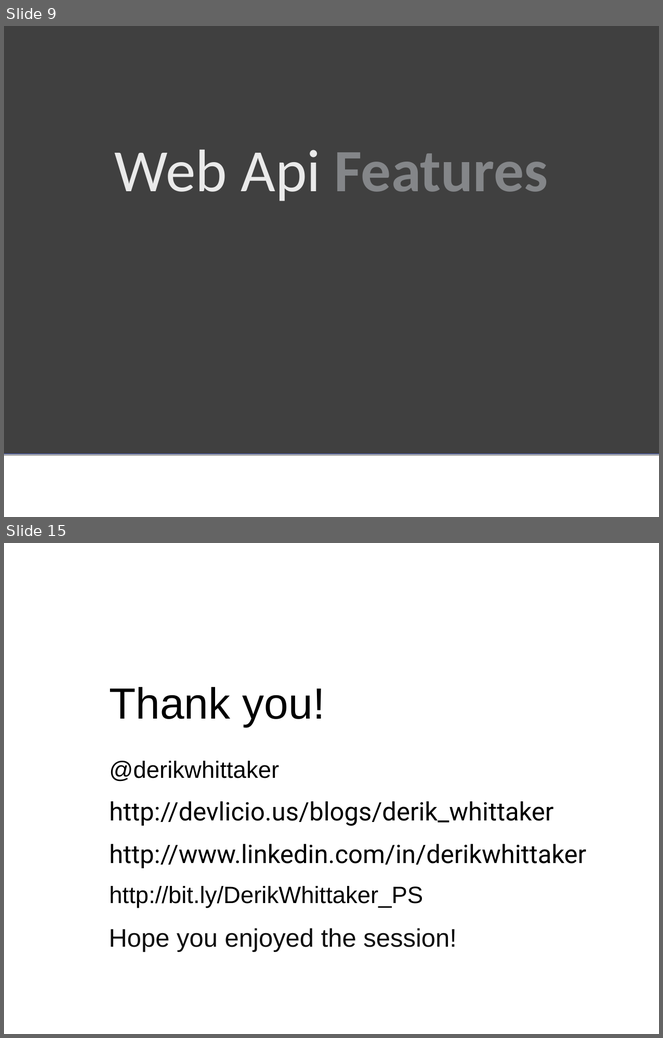
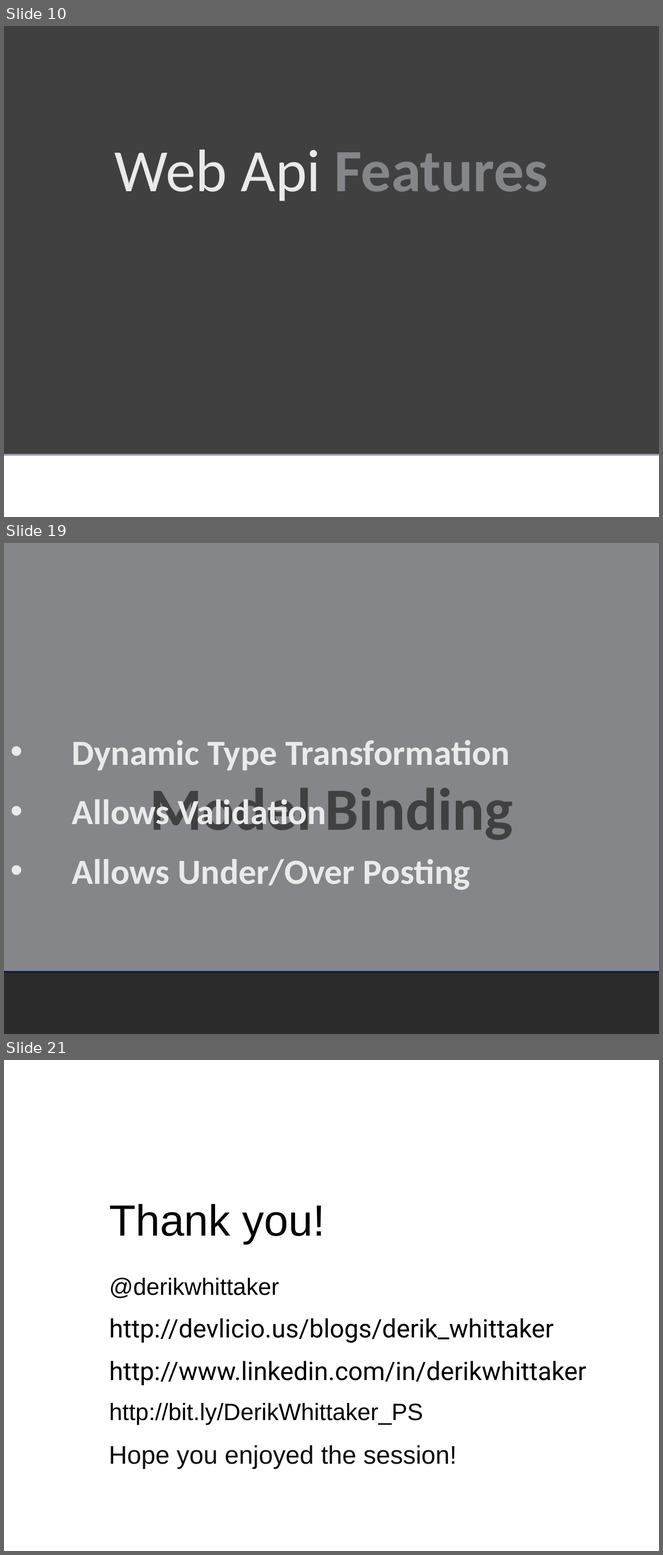
Before and after one commit to derikwhittaker/Demo.DevReach, a slide deck: WebApi/Derik.Whittaker-WebApi.ppt. Shown one above the other, each under a label of ours: slides 9 and 15 before the commit, slides 10, 19 and 21 after it; the slides between them are not shown. The pictures are 663x1038 and 663x1555 pixels, drawn with LibreOffice and Linux fonts; fonts in the diff are those of the drawing; background and template pictures are left out; a plain dark background stands for a picture behind light text. Boxes give left, top, right and bottom in pixels: in the first picture for what was removed or moved away, otherwise in the second. Text is boxed around its words. In the diff, an @@ line names an element or a change of style, - is before the commit and + after.

```diff
--- a/WebApi/Derik.Whittaker-WebApi.ppt
+++ b/WebApi/Derik.Whittaker-WebApi.ppt
@@ slide 19 added at bbox=[4, 543, 659, 1034], background picture (left out) @@
@@ rectangle added at bbox=[4, 543, 659, 971], fill #848689, outline #4963C6 0.74 pt @@
@@ text added at bbox=[72, 740, 510, 890], 38.9 pt, text #EAEAEA, bold @@
+• Dynamic Type Transformation
+• Allows Validation
+• Allows Under/Over Posting
@@ title added at bbox=[150, 788, 513, 840], 66 pt, text #404040, bold @@
+Model Binding
@@ what was slide 9 is now slide 10 @@
@@ what was slide 15 is now slide 21 @@
```
Also in this commit, not shown: 1 slide changed, 10 other slides added, 5 slides removed, 1 other file.
